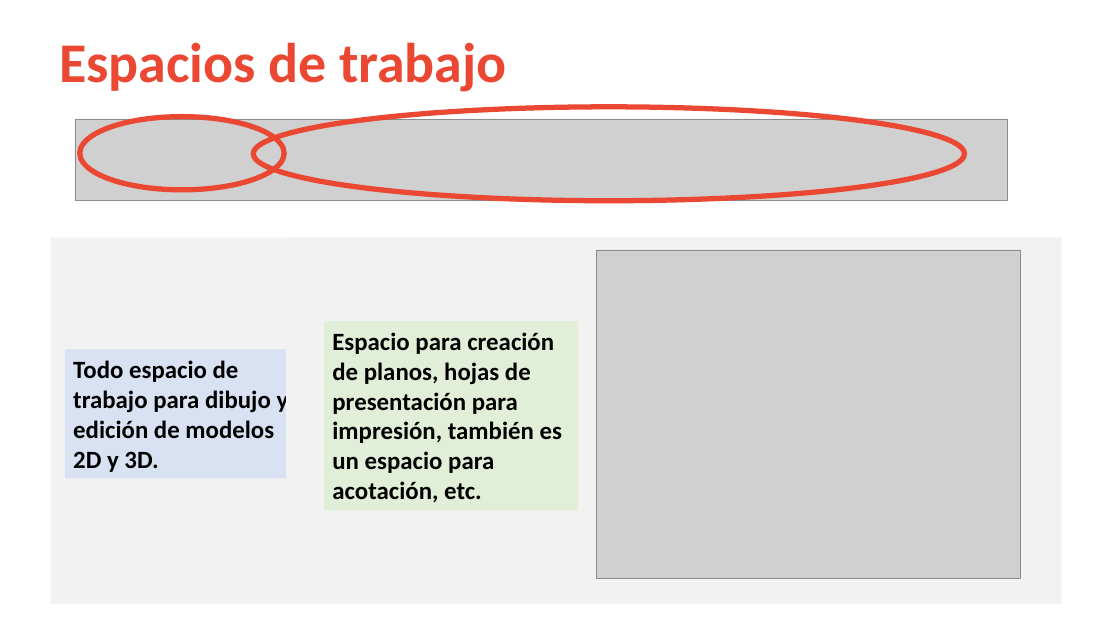
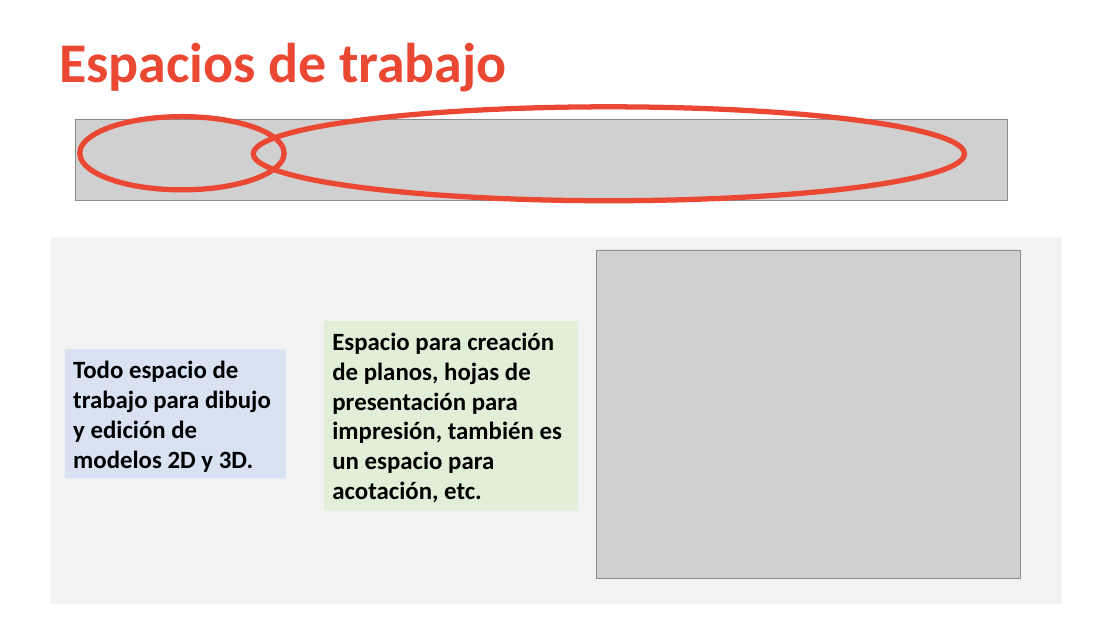
Before and after one commit to ECORED-SENA/DISENOS_PLANOS_AUTOCAD_2D_CF1, a slide deck: slide 3 of public/downloads/Anexo1.pptx. Drawn at 1120x630 pixels with LibreOffice and Linux fonts; fonts in the diff are those of the drawing; grey boxes stand for pictures; background and template pictures are left out. Boxes give left, top, right and bottom in pixels: in the first picture for what was removed or moved away, otherwise in the second. Text is boxed around its words. In the diff, an @@ line names an element or a change of style, - is before the commit and + after.

```diff
--- a/public/downloads/Anexo1.pptx
+++ b/public/downloads/Anexo1.pptx
@@ text in rectangle at (73,360,271,472): text changed @@
-Todo espacio de trabajo para dibujo y edición de modelos 2D y 3D.
+Todo espacio de trabajo para dibujo
+y edición de
+modelos 2D y 3D.
```
Also in this commit, not shown: 1 other slide changed, 3 other files.
